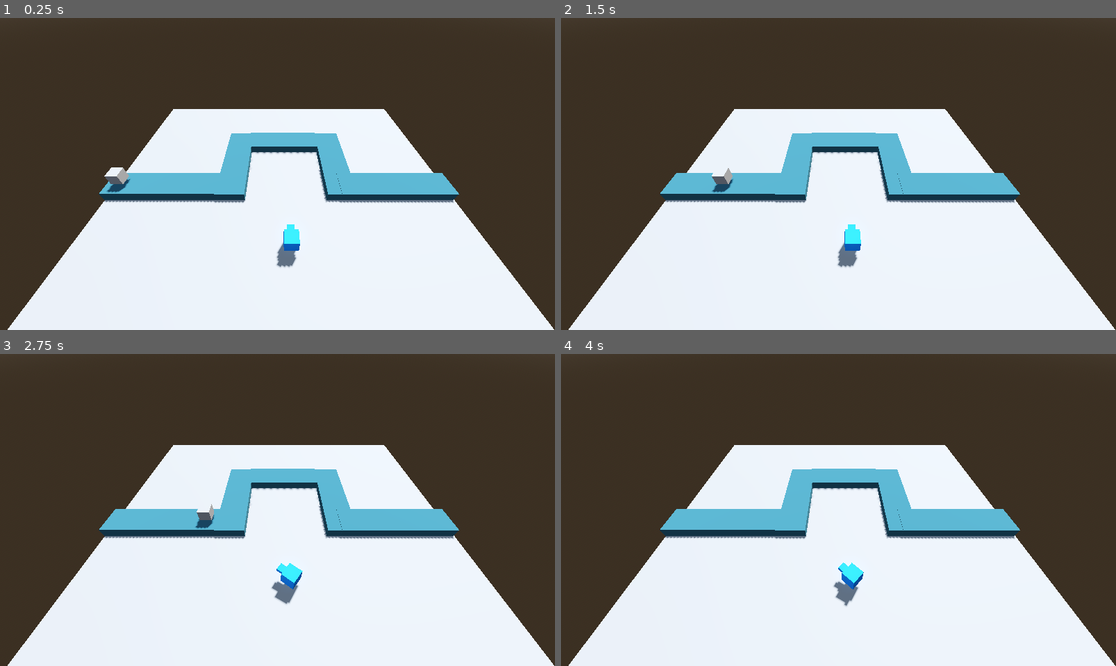
Above: before the commit, frames 1-4 (two rows, left to right).
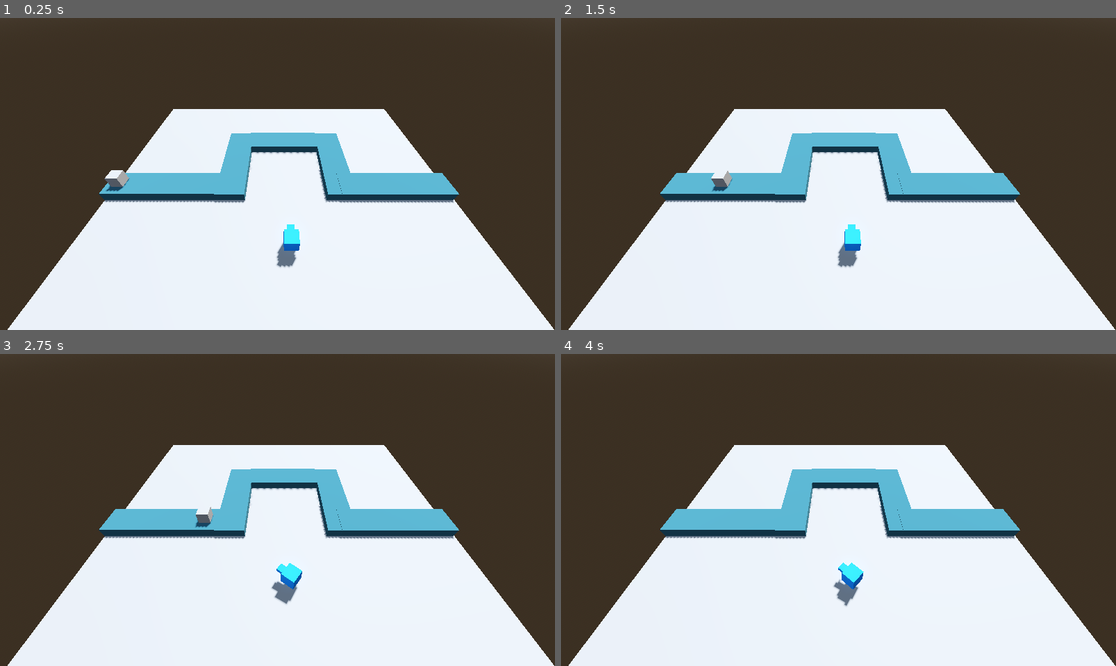
Above: after the commit, the same moments.

Repository: BurnabySouthGameDev/TowerDefence
Game: Godot game, scene res://Scenes/main.tscn
The game is run twice, just before and just after one commit, with the same random seed, the same clock (stepped at 60 frames per second) and the same inputs.
Inputs:
- Up to frame 1 (0.25 s): no input
- Up to frame 2 (1.5 s): no input
- Up to frame 3 (2.75 s): no input
- Up to frame 4 (4 s): tap Enter at 3.5 s

The runs differ from the first frame. In frame 1, 0.1% of the frame differs, in the area x 18-24%, y 47-56%; in frame 2, 0.1%; in frame 3, 0.1%; in frame 4, less than 0.1%.

Commit message:
Re-implemented enemy pathing to use a combination of Path3D nodes and PathFollow3D nodes.

Diff:
--- a/Scenes/enemy.tscn
+++ b/Scenes/enemy.tscn
@@ -4,14 +4,17 @@
 
 [sub_resource type="BoxShape3D" id="BoxShape3D_hghv2"]
 
-[node name="enemy" type="CharacterBody3D"]
+[node name="PathFollow3D" type="PathFollow3D"]
+loop = false
+script = ExtResource("1_bbien")
+
+[node name="enemy" type="CharacterBody3D" parent="."]
 collision_layer = 2
 collision_mask = 0
-script = ExtResource("1_bbien")
 
-[node name="CSGBox3D" type="CSGBox3D" parent="."]
+[node name="CSGBox3D" type="CSGBox3D" parent="enemy"]
 collision_layer = 2
 collision_mask = 2
 
-[node name="CollisionShape3D" type="CollisionShape3D" parent="."]
+[node name="CollisionShape3D" type="CollisionShape3D" parent="enemy"]
 shape = SubResource("BoxShape3D_hghv2")
--- a/Scenes/main.tscn
+++ b/Scenes/main.tscn
@@ -18,6 +18,13 @@
 
 [sub_resource type="StandardMaterial3D" id="StandardMaterial3D_it7di"]
 albedo_color = Color(0.169938, 0.367082, 0.424608, 1)
+
+[sub_resource type="Curve3D" id="Curve3D_bo1nx"]
+_data = {
+"points": PackedVector3Array(0, 0, 0, 0, 0, 0, -14.672, 1.7, 0, 0, 0, 0, 0, 0, 0, -4.117, 1.7, 0, 0, 0, 0, 0, 0, 0, -4.117, 1.7, -6.24, 0, 0, 0, 0, 0, 0, 5.438, 1.7, -6.24, 0, 0, 0, 0, 0, 0, 5.43752, 1.7, 0, 0, 0, 0, 0, 0, 0, 14, 1.7, 0.04),
+"tilts": PackedFloat32Array(0, 0, 0, 0, 0, 0)
+}
+point_count = 6
 
 [node name="Main" type="Node3D"]
 
@@ -54,12 +61,19 @@
 transform = Transform3D(9.69521, 0, 0, 0, 1, 0, 0, 0, 2.5, 10.0574, 0.676668, 0.051487)
 material = SubResource("StandardMaterial3D_it7di")
 
+[node name="Path3D" type="Path3D" parent="Path"]
+curve = SubResource("Curve3D_bo1nx")
+
+[node name="PathFollow3D" type="PathFollow3D" parent="Path/Path3D"]
+transform = Transform3D(-4.37114e-08, 0, -1, 0, 1, 0, 1, 0, -4.37114e-08, -14.672, 1.7, 0)
+
 [node name="Camera3D" type="Camera3D" parent="."]
 transform = Transform3D(1, 0, 0, 0, 0.707107, 0.707107, 0, -0.707107, 0.707107, -0.183032, 14.2846, 12.0385)
 
-[node name="enemy spawn" type="Marker3D" parent="."]
+[node name="enemy spawn" type="Marker3D" parent="." node_paths=PackedStringArray("Path")]
 transform = Transform3D(1, 0, 0, 0, 1, 0, 0, 0, 1, -14.5, 2, 0)
 script = ExtResource("2_ibv0h")
+Path = NodePath("../Path/Path3D")
 
 [node name="BasicTurret" parent="." instance=ExtResource("2_bo1nx")]
 transform = Transform3D(1, 0, 0, 0, 1, 0, 0, 0, 1, 0.737682, 1.64068, 5.59339)
--- a/Scripts/enemy.gd
+++ b/Scripts/enemy.gd
@@ -1,7 +1,7 @@
-extends CharacterBody3D
+extends PathFollow3D
 
 var path: Array[Vector3i]
-
+@export var speed = 0.5
 func _ready() -> void:
 	#Enemy will move to each of these points from top to bottom
 	path.append(Vector3i(-4.35, 2, 0))
@@ -12,12 +12,19 @@
 	print(path)
 
 func _process(delta: float) -> void:
+	if $".".get_parent() is Path3D and progress_ratio != 1:
+		$".".progress += speed/10
+	else:
+		get_tree().quit()
+
+	# Unused for now
+
 	#Makes the enemy move to each point
 	#Speed can be adjusted with the float in the move_toward method
-	if path.is_empty():
-		return
-	else:
-		var target_position = path.front()
-		global_position = global_position.move_toward(target_position, 0.05)
-		if global_position.is_equal_approx(target_position):
-			path.pop_front()
+	#if path.is_empty():
+	#	return
+	#else:
+	#	var target_position = path.front()
+	#	global_position = global_position.move_toward(target_position, 0.05)
+	#	if global_position.is_equal_approx(target_position):
+	#		path.pop_front()
--- a/Scripts/enemy_spawn.gd
+++ b/Scripts/enemy_spawn.gd
@@ -1,6 +1,7 @@
 extends Marker3D
 
 var enemy_scene: PackedScene = preload("res://Scenes/enemy.tscn")
+@export var Path: Path3D
 @onready var enemy_spawn: Marker3D = $"."
 
 func _ready() -> void:
@@ -11,6 +12,6 @@
 
 func spawnenemy():
 	var enemy_instance = enemy_scene.instantiate()
-	add_child(enemy_instance)
-	enemy_instance.global_position = enemy_spawn.global_position
+	Path.add_child(enemy_instance)
+	#enemy_instance.global_position = enemy_spawn.global_position
 	print("spawned enemy")
Not shown: 1 places in Scenes/main.tscn that only renumber resources
